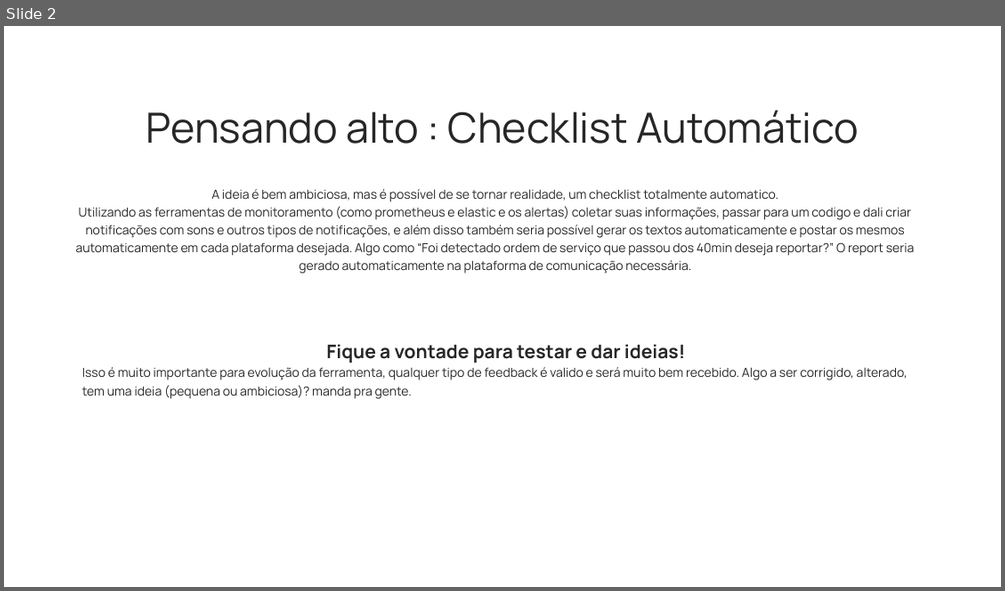
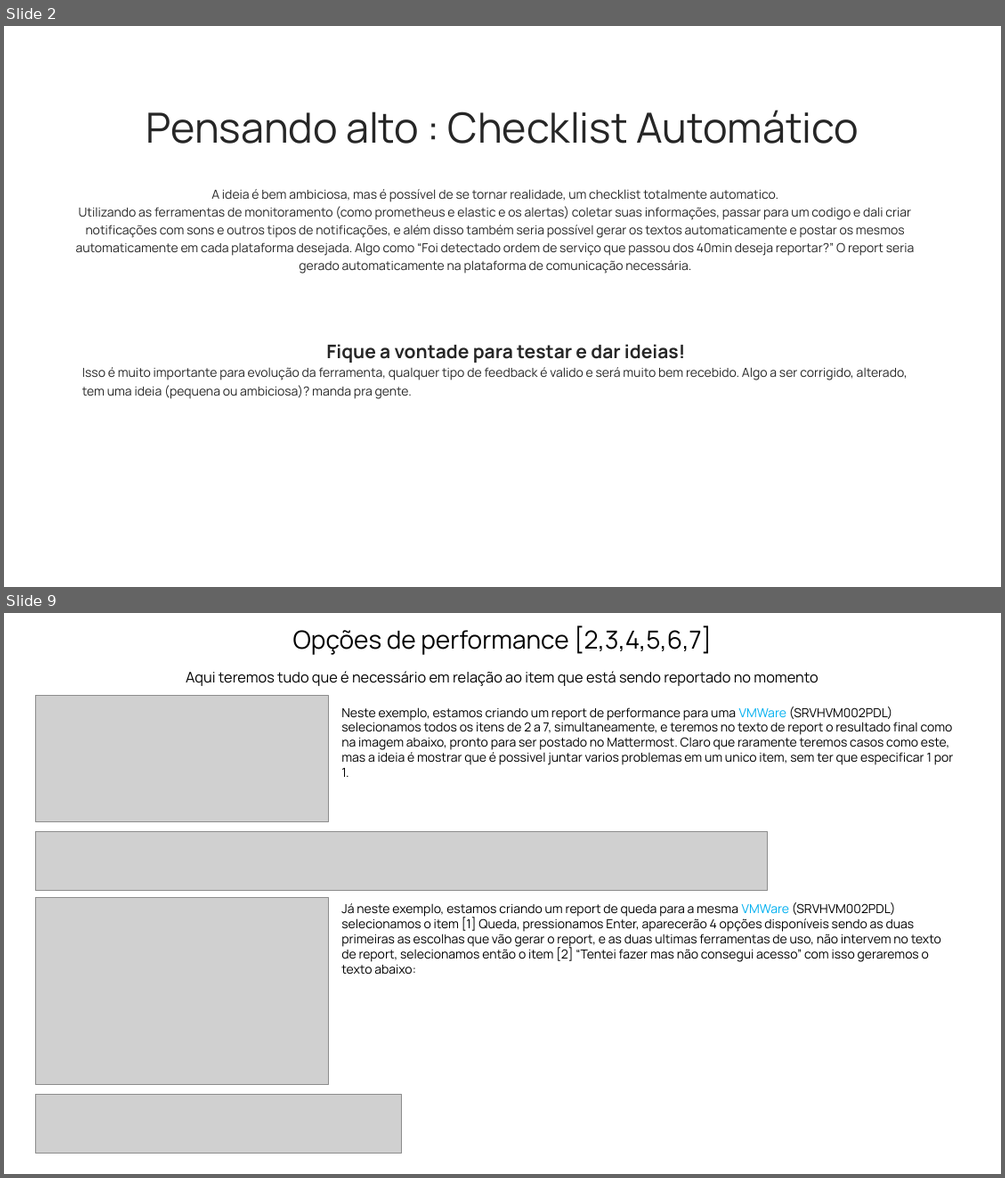
Before and after one commit to zMatheus222/Legacy-AZReports, a slide deck: azreports.pptx. Shown one above the other, each under a label of ours: slide 2 before the commit, slides 2 and 9 after it; the slides between them are not shown. The pictures are 1005x591 and 1005x1178 pixels, drawn with LibreOffice and Linux fonts; fonts in the diff are those of the drawing; grey boxes stand for pictures. Boxes give left, top, right and bottom in pixels: in the first picture for what was removed or moved away, otherwise in the second. Text is boxed around its words. In the diff, an @@ line names an element or a change of style, - is before the commit and + after.

```diff
--- a/azreports.pptx
+++ b/azreports.pptx
@@ slide 9 added at box(4, 613, 1001, 1174), background #FFFFFF @@
@@ text added at box(293, 625, 712, 655), 24 pt, text #000000 @@
+Opções de performance [2,3,4,5,6,7]
@@ text added at box(186, 671, 817, 686), 14 pt, text #000000 @@
+Aqui teremos tudo que é necessário em relação ao item que está sendo reportado no momento
@@ picture added at box(35, 696, 329, 821) @@
@@ text added at box(341, 706, 954, 777), 12 pt, text #000000 @@
+Neste exemplo, estamos criando um report de performance para uma VMWare (SRVHVM002PDL) selecionamos todos os itens de 2 a 7, simultaneamente, e teremos no texto de report o resultado final como na imagem abaixo, pronto para ser postado no Mattermost. Claro que raramente teremos casos como este, mas a ideia é mostrar que é possivel juntar varios problemas em um unico item, sem ter que especificar 1 por 1.
@@ picture added at box(35, 831, 768, 891) @@
@@ picture added at box(35, 898, 329, 1084) @@
@@ text added at box(341, 902, 941, 974), 12 pt, text #000000 @@
+Já neste exemplo, estamos criando um report de queda para a mesma VMWare (SRVHVM002PDL) selecionamos o item [1] Queda, pressionamos Enter, aparecerão 4 opções disponíveis sendo as duas primeiras as escolhas que vão gerar o report, e as duas ultimas ferramentas de uso, não intervem no texto de report, selecionamos então o item [2] “Tentei fazer mas não consegui acesso” com isso geraremos o texto abaixo:
@@ picture added at box(35, 1094, 402, 1153) @@
```
Also in this commit, not shown: 2 other slides changed, 5 other slides added, 8 other files.
